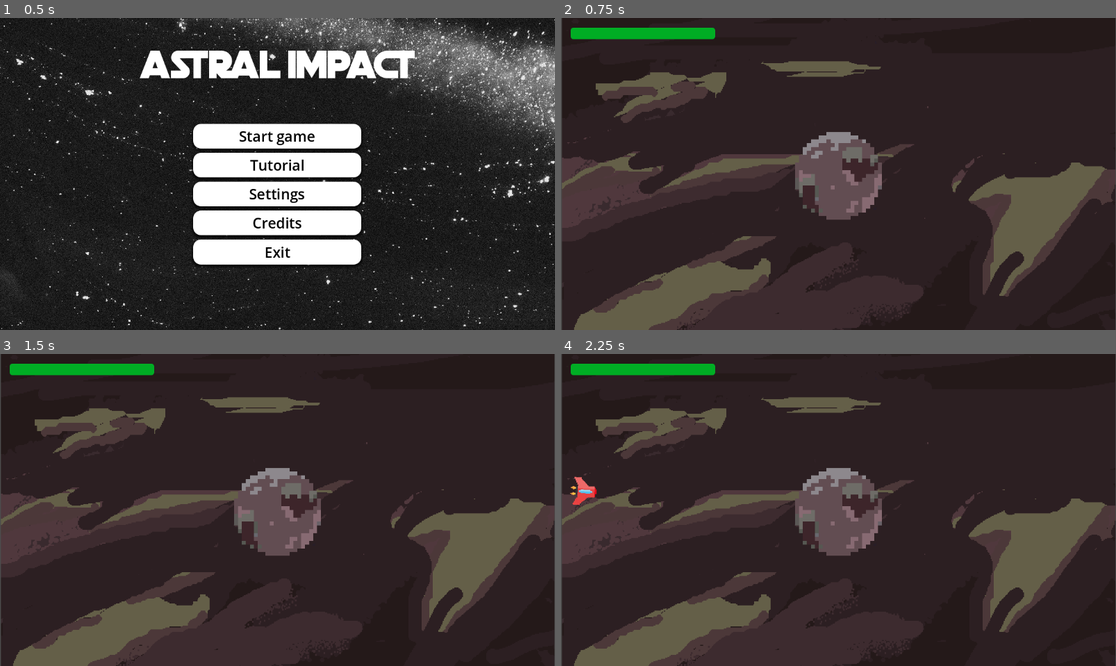
Above: before the commit, frames 1-4 (two rows, left to right).
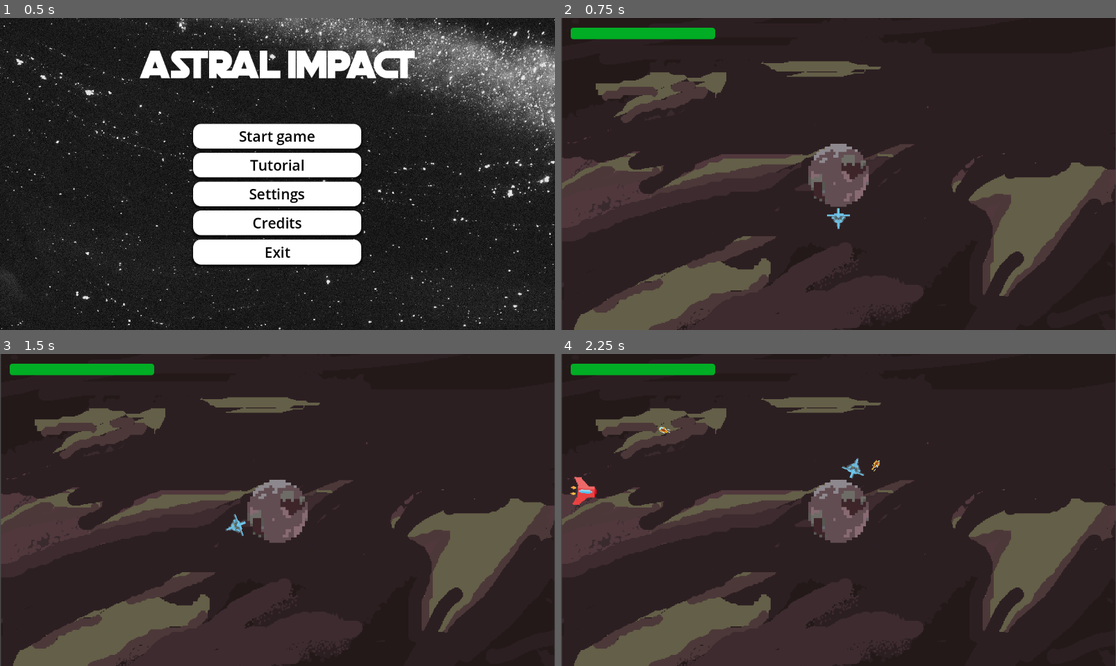
Above: after the commit, the same moments.

Repository: Affirmadrip/orbital-shield-defense
Game: Godot game, scene res://scenes/main_menu.tscn
The game is run twice, just before and just after one commit, with the same random seed, the same clock (stepped at 60 frames per second) and the same inputs.
Inputs:
- Up to frame 1 (0.5 s): no input
- Up to frame 2 (0.75 s): click "Start game" at 0.5 s
- Up to frame 3 (1.5 s): tap Enter at 1.25 s; hold D (Fly_right) from 1.28 s (still down); hold Shift (Fly_Faster) from 1.28 s (still down)
- Up to frame 4 (2.25 s): tap Space (Shoot) at 1.55, 2.1 s; release D (Fly_right) at 2.03 s; release Shift (Fly_Faster) at 2.03 s; hold A (Fly_left) from 2.03 s (still down)

Frame 1 is identical in both runs. In frame 2, 2.2% of the frame differs, in the area x 42-58%, y 36-68%; in frame 3, 2.2%; in frame 4, 2.3%, in the area x 17-58%, y 23-65%.

Commit message:
Finished Most Player Stuff
Only needs interactions being being hitted now and maybe some other things

Diff:
--- a/scenes/alien.tscn
+++ b/scenes/alien.tscn
@@ -1,15 +1,16 @@
 [gd_scene load_steps=6 format=3 uid="uid://cpieuoc22whp5"]
 
-[ext_resource type="Texture2D" uid="uid://cchir6ollulmu" path="res://art/alien_red.png" id="1_h100l"]
+[ext_resource type="Texture2D" uid="uid://cvocpbipdj8go" path="res://art/alien_red.png" id="1_h100l"]
 [ext_resource type="Script" uid="uid://bohfi0a7o7v7v" path="res://scripts/alien.gd" id="1_u8rjw"]
-[ext_resource type="Texture2D" uid="uid://bisoe5pmagynx" path="res://art/alien_purple.png" id="3_np108"]
-[ext_resource type="Texture2D" uid="uid://2cua7ydfqjwg" path="res://art/alien_grey.png" id="4_vxp04"]
+[ext_resource type="Texture2D" uid="uid://cmlf7pfn3uf0r" path="res://art/alien_purple.png" id="3_np108"]
+[ext_resource type="Texture2D" uid="uid://cieexpvpoudde" path="res://art/alien_grey.png" id="4_vxp04"]
 
 [sub_resource type="CircleShape2D" id="CircleShape2D_6ka4i"]
 radius = 39.26
 
 [node name="Alien" type="Area2D"]
 collision_layer = 2
+collision_mask = 3
 script = ExtResource("1_u8rjw")
 tex_red = ExtResource("1_h100l")
 tex_purple = ExtResource("3_np108")
--- a/scenes/bullet.tscn
+++ b/scenes/bullet.tscn
@@ -2,9 +2,6 @@
 
 [ext_resource type="Script" uid="uid://crtdt46puv60r" path="res://scripts/bullet.gd" id="1_y25gk"]
 [ext_resource type="Texture2D" uid="uid://c33vw4eqngm0f" path="res://art/Bullet/Bullet.png" id="2_l5glv"]
-
-[sub_resource type="RectangleShape2D" id="RectangleShape2D_h1aey"]
-size = Vector2(7, 7)
 
 [sub_resource type="AtlasTexture" id="AtlasTexture_eoqba"]
 atlas = ExtResource("2_l5glv")
@@ -35,15 +32,23 @@
 "speed": 15.0
 }]
 
+[sub_resource type="CircleShape2D" id="CircleShape2D_y25gk"]
+radius = 1.6124518
+
 [node name="Bullet" type="Area2D"]
+scale = Vector2(5, 5)
+collision_layer = 2
+collision_mask = 3
 script = ExtResource("1_y25gk")
 
-[node name="CollisionShape2D" type="CollisionShape2D" parent="."]
-position = Vector2(3.5, 3.5)
-shape = SubResource("RectangleShape2D_h1aey")
-
 [node name="AnimatedSprite2D" type="AnimatedSprite2D" parent="."]
-position = Vector2(3.5000002, 3.5)
+position = Vector2(2.3841858e-07, 0)
 scale = Vector2(0.21875001, 0.21875)
 sprite_frames = SubResource("SpriteFrames_26lx3")
 frame_progress = 0.33497
+
+[node name="CollisionShape2D" type="CollisionShape2D" parent="."]
+scale = Vector2(0.9999998, 0.9999998)
+shape = SubResource("CircleShape2D_y25gk")
+
+[connection signal="area_entered" from="." to="." method="_on_area_entered"]
--- a/scenes/player.tscn
+++ b/scenes/player.tscn
@@ -1,3 +1,25 @@
-[gd_scene format=3 uid="uid://cgapopaqviqdm"]
+[gd_scene load_steps=5 format=3 uid="uid://cgapopaqviqdm"]
 
-[node name="Player" type="Node2D"]
+[ext_resource type="Script" uid="uid://du4f4fvaoatmy" path="res://scripts/player.gd" id="1_qhqgy"]
+[ext_resource type="PackedScene" uid="uid://ctdyir254tgc0" path="res://scenes/bullet.tscn" id="2_dqkch"]
+[ext_resource type="Texture2D" uid="uid://bj1f4v2nu1j1f" path="res://art/Player/Ship.png" id="3_qlg0r"]
+
+[sub_resource type="RectangleShape2D" id="RectangleShape2D_h1aey"]
+size = Vector2(5.9500003, 6.216667)
+
+[node name="Player" type="CharacterBody2D"]
+collision_mask = 3
+script = ExtResource("1_qhqgy")
+
+[node name="Bullet" parent="." instance=ExtResource("2_dqkch")]
+visible = false
+position = Vector2(1, 10)
+
+[node name="CollisionShape2D" type="CollisionShape2D" parent="."]
+position = Vector2(-4.7683716e-07, -9.536743e-07)
+scale = Vector2(10, 10)
+shape = SubResource("RectangleShape2D_h1aey")
+
+[node name="Sprite2D" type="Sprite2D" parent="CollisionShape2D"]
+scale = Vector2(0.21875, 0.21875)
+texture = ExtResource("3_qlg0r")
--- a/scenes/stage.tscn
+++ b/scenes/stage.tscn
@@ -6,6 +6,7 @@
 [ext_resource type="Texture2D" uid="uid://bermp71sqrf1n" path="res://art/Player/Planet.png" id="4_st0q7"]
 [ext_resource type="Texture2D" uid="uid://bb63e8j77ko0r" path="res://art/barrier_ring.png" id="5_vcsse"]
 [ext_resource type="Script" uid="uid://c8q75s4icx13q" path="res://scripts/pause_menu.gd" id="6_2so7o"]
+[ext_resource type="PackedScene" uid="uid://cgapopaqviqdm" path="res://scenes/player.tscn" id="7_st0q7"]
 
 [sub_resource type="CircleShape2D" id="CircleShape2D_gi7kc"]
 radius = 112.23
@@ -34,8 +35,8 @@
 texture = ExtResource("3_2so7o")
 
 [node name="Planet" type="Sprite2D" parent="."]
-position = Vector2(570, 315.00003)
-scale = Vector2(8.2109375, 7.953126)
+position = Vector2(582, 314)
+scale = Vector2(5.687682, 5.687682)
 texture = ExtResource("4_st0q7")
 
 [node name="Barrier" type="Area2D" parent="." groups=["barrier"]]
@@ -123,6 +124,10 @@
 theme_override_font_sizes/font_size = 32
 text = "MAIN MENU"
 
+[node name="Player" parent="." node_paths=PackedStringArray("center_node") instance=ExtResource("7_st0q7")]
+position = Vector2(631, 465)
+center_node = NodePath("../Planet")
+
 [connection signal="area_entered" from="Barrier" to="." method="_on_barrier_area_entered"]
 [connection signal="pressed" from="PauseMenu/VBoxContainer/ResumeButton" to="PauseMenu" method="_on_resume_button_pressed"]
 [connection signal="pressed" from="PauseMenu/VBoxContainer/RestartButton" to="PauseMenu" method="_on_restart_button_pressed"]
--- a/scripts/alien.gd
+++ b/scripts/alien.gd
@@ -26,7 +26,6 @@
 
 func _ready() -> void:
 	_apply_type_stats()
-
 
 func set_target(pos: Vector2) -> void:
 	target_pos = pos
--- a/scripts/bullet.gd
+++ b/scripts/bullet.gd
@@ -1,13 +1,31 @@
 extends Area2D
 @onready var animated_sprite_2d: AnimatedSprite2D = $AnimatedSprite2D
 @onready var collision_shape_2d: CollisionShape2D = $CollisionShape2D
-
+var player: Player
 var damage: int = 1
 var speed : float = 100
+var velocity: Vector2
+signal bullet_hitted(bullet_damage: int)
 
 func _ready() -> void:
 	animated_sprite_2d.play("default")
+	monitoring = true
+	monitorable = true
+
+func scale_bullet(heldlength: float) -> void:
+	self.scale *= heldlength
+
+func set_player(current_player: Player ) -> void:
+	player = current_player
+	global_position = player.global_position
+	rotation = player.rotation
+	velocity = transform.y
+
+func _physics_process(delta: float) -> void:
+	position += velocity * speed * delta
 
 
-func scale(heldlength: int) -> void:
-	animated_sprite_2d.scale *=  heldlength
+func _on_area_entered(area: Area2D) -> void:
+	if area is Alien:
+		bullet_hitted.emit(damage)
+		print("Hitted!")
--- a/scripts/player.gd
+++ b/scripts/player.gd
@@ -1,20 +1,52 @@
-extends Node2D
-@onready var bullet: Area2D = $Bullet
+class_name Player extends Node2D
 @onready var collision_shape_2d: CollisionShape2D = $CollisionShape2D
+@export var rotation_speed := 5
+@export var center_node: Sprite2D
+var current_rotation_speed = rotation_speed
 var radius: float = 0.0
+var angle: float = 0.0
+#Bullets
+var charging_bullet: bool = false
+const bullet = preload("res://scenes/bullet.tscn")
+const bullet_accumulation_rate = 0.075
+var bullet_current_accumulation = 1
 
 func _ready() -> void:
-	pass
+	radius = (center_node.texture.get_width() * center_node.scale.x) * 0.5
+	global_position = Vector2(center_node.global_position.x, center_node.global_position.y + radius )
+	angle = (global_position - center_node.global_position).angle()
+	rotation = angle - PI/2
 
-func _input(event: InputEvent) -> void:
-	if event.is_action_pressed("Fly_left"):
-		pass
-	if event.is_action_pressed("Fly_right"):
-		pass
-	if event.is_action_pressed("Fly_Faster"):
-		pass
-	if event.is_action_pressed("Shoot"):
-		pass
+func _physics_process(delta) -> void:
+	var direction = 0
+	current_rotation_speed = rotation_speed
+	if charging_bullet:
+		bullet_current_accumulation += bullet_accumulation_rate
+	if Input.is_action_pressed("Fly_left"):
+		direction -= 1
+	if Input.is_action_pressed("Fly_right"):
+		direction += 1
+	if Input.is_action_pressed("Fly_Faster"):
+		current_rotation_speed = rotation_speed * 1.20
+	#if Input.is_action_just_pressed("Shoot"):
+		#shoots()
+	angle += direction * current_rotation_speed * delta
+	rotation = angle - PI/2
+	global_position = center_node.global_position + (Vector2(cos(angle), sin(angle)) * radius)
 
-func set_radius(rad:float)-> void:
-	radius = rad
+func _input(event):
+	if Input.is_action_pressed("Shoot"):
+		if not charging_bullet:
+			charging_bullet = true
+	elif Input.is_action_just_released("Shoot"):
+		if charging_bullet:
+			charging_bullet = false
+		create_bullet(bullet_current_accumulation)
+		bullet_current_accumulation = 1.0
+
+
+func create_bullet(bullet_scale_value: float) -> void:
+	var new_bullet = bullet.instantiate()
+	get_node("/root/").add_child(new_bullet)
+	new_bullet.set_player(self)
+	new_bullet.scale_bullet(bullet_scale_value)
Binary file changed: art/Player/Sprite-0005.aseprite
Not shown: 1 places in scenes/stage.tscn that only renumber resources
